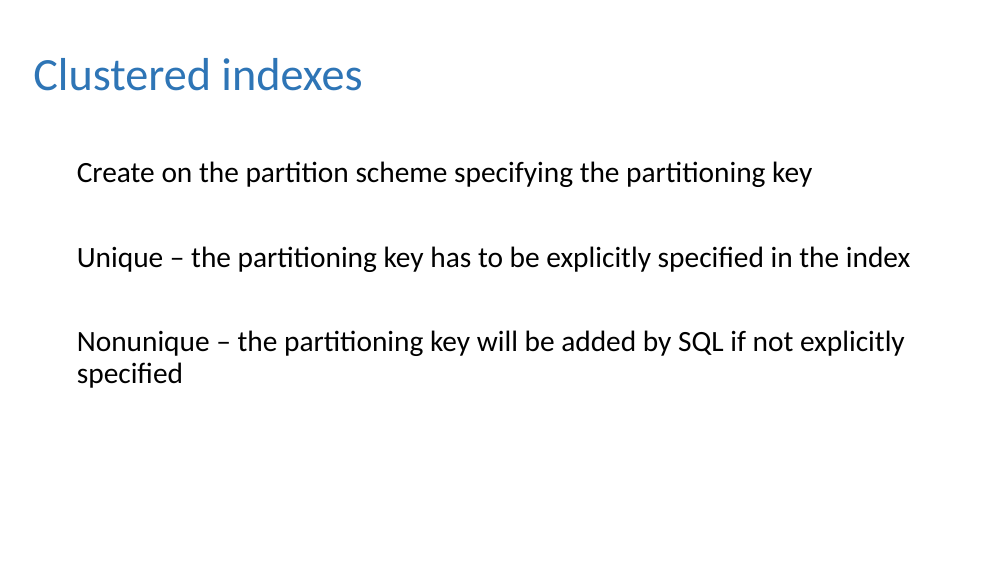
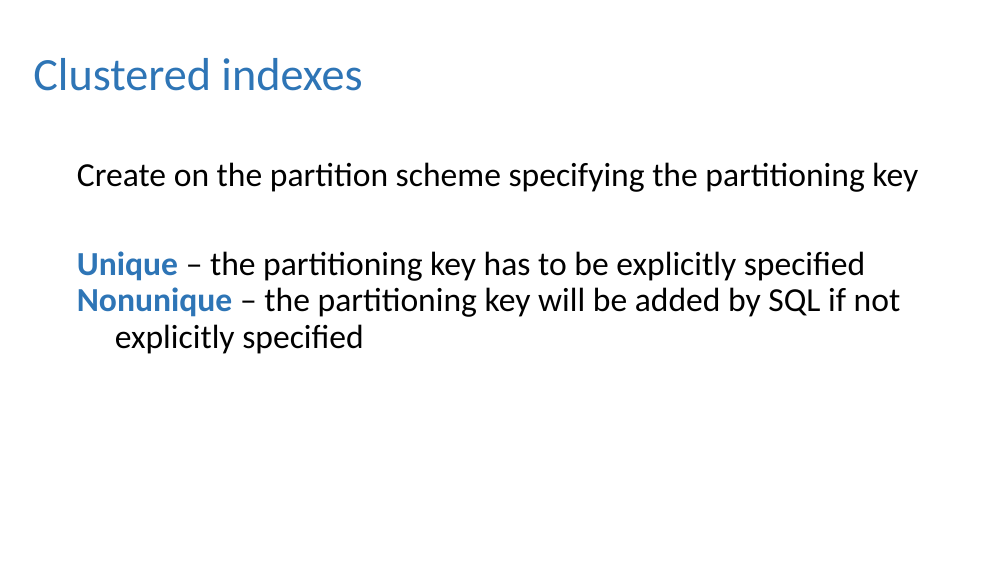
Before and after one commit to dbafromthecold/IntroToPartitioning, a slide deck: slide 16 of Intro to Partitioning.pptx. Drawn at 1008x567 pixels with LibreOffice and Linux fonts; fonts in the diff are those of the drawing; background and template pictures are left out. Boxes give left, top, right and bottom in pixels: in the first picture for what was removed or moved away, otherwise in the second. Text is boxed around its words. In the diff, an @@ line names an element or a change of style, - is before the commit and + after.

```diff
--- a/Intro to Partitioning.pptx
+++ b/Intro to Partitioning.pptx
@@ text at <box>77,162,918,192</box>: size 28 to 32 pt in "Create on the partition scheme specifying the ..." @@
@@ text at <box>77,251,901,354</box>: text changed; size 28 to 32 pt @@
-Unique – the partitioning key has to be explicitly specified in the index
-Nonunique – the partitioning key will be added by SQL if not explicitly specified
+Unique – the partitioning key has to be explicitly specified Nonunique – the partitioning key will be added by SQL if not explicitly specified
```
Also in this commit, not shown: 20 other slides changed, 1 other file.
